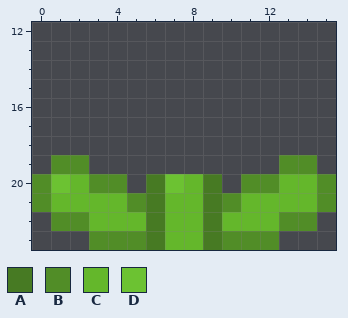
A pixel-art file gets an edit: project/Sprites/Enemies/ProjectileEnemy.ase. That is the earlier state.
16x24 pixels, 1 frame. Colours within 5 levels of each other are drawn and written as one. Shown: x 0..15, y 12..23.
Palette (. is transparent): A #477a23  B #518d27  C #64b72b  D #6cc232
Pixels before, first column x 0:
19 .BB..........BB.
20 BDCBB.ADCA.BBCCB
21 BCCCCBACCABCCCCB
22 .BBCCCACCACCCBB.
23 ...BBBACCABBB...
New version:
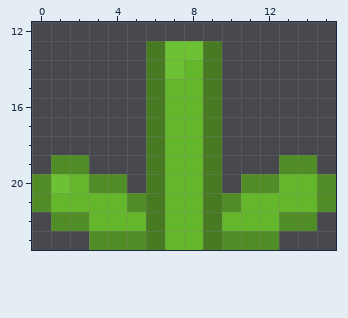
What changed:
y 13: x 6..9 .... -> ADDA
y 14: x 6..9 .... -> ADCA
y 15..19: x 6..9 .... -> ACCA
y 20: x 7 D -> C
Boxes around the changes in both pictures, in picture pixels (x1, y1, x2, y2):
changed: (146, 41, 222, 193)
